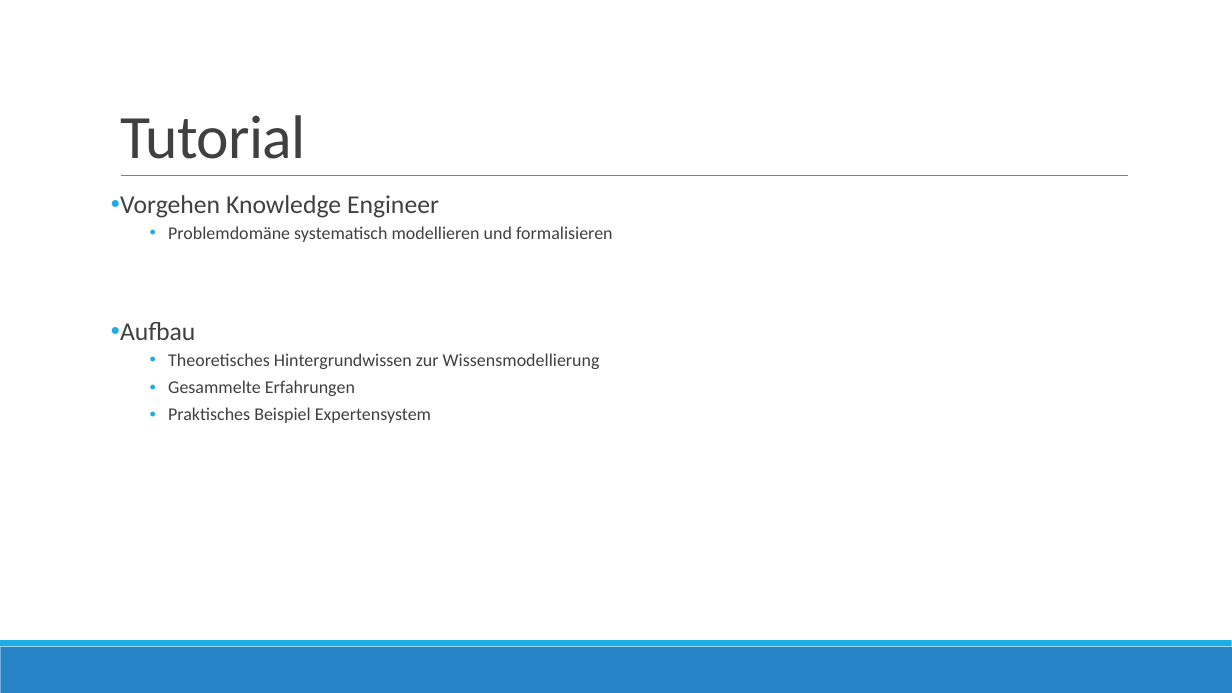
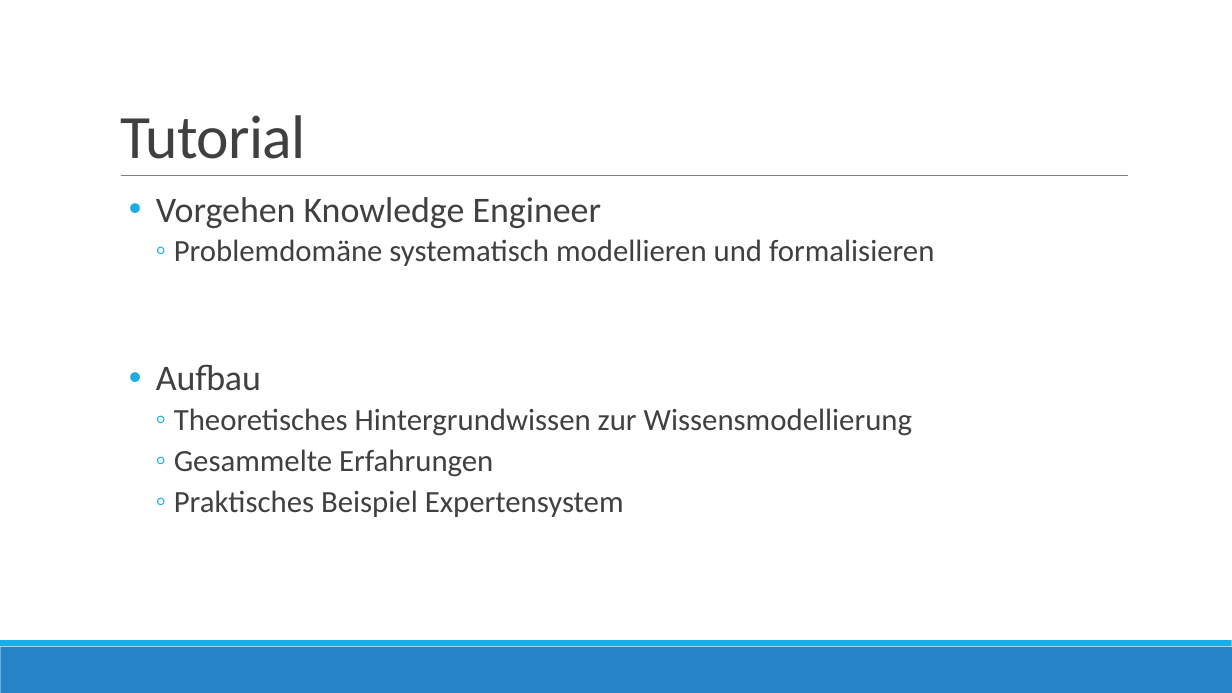
Before and after one commit to gunzm1/ElephantSearch, a slide deck: slide 6 of Doc/Semantische Datenbanken.pptx. Drawn at 1232x693 pixels with LibreOffice and Linux fonts; fonts in the diff are those of the drawing. Boxes give left, top, right and bottom in pixels: in the first picture for what was removed or moved away, otherwise in the second. Text is boxed around its words. In the diff, an @@ line names an element or a change of style, - is before the commit and + after.

```diff
--- a/Doc/Semantische Datenbanken.pptx
+++ b/Doc/Semantische Datenbanken.pptx
@@ text "Vorgehen Knowledge Engineer" at (x1=156, y1=197, x2=934, y2=517): size 20 to 28 pt in "Vorgehen Knowledge Engineer", "Aufbau"; size 14 to 24 pt in "Problemdomäne systematisch modellieren und formalisieren", "Theoretisches Hintergrundwissen zur Wissensmodellierung", "Gesammelte Erfahrungen", "Praktisches Beispiel Expertensystem"; indent changed; bullet • to ◦; list level 3 to 2 in "Problemdomäne systematisch modellieren und formalisieren"; list level 3 to 2 in "Theoretisches Hintergrundwissen zur Wissensmodellierung"; list level 3 to 2 in "Gesammelte Erfahrungen"; list level 3 to 2 in "Praktisches Beispiel Expertensystem" @@
```
Also in this commit, not shown: 7 other slides changed.
